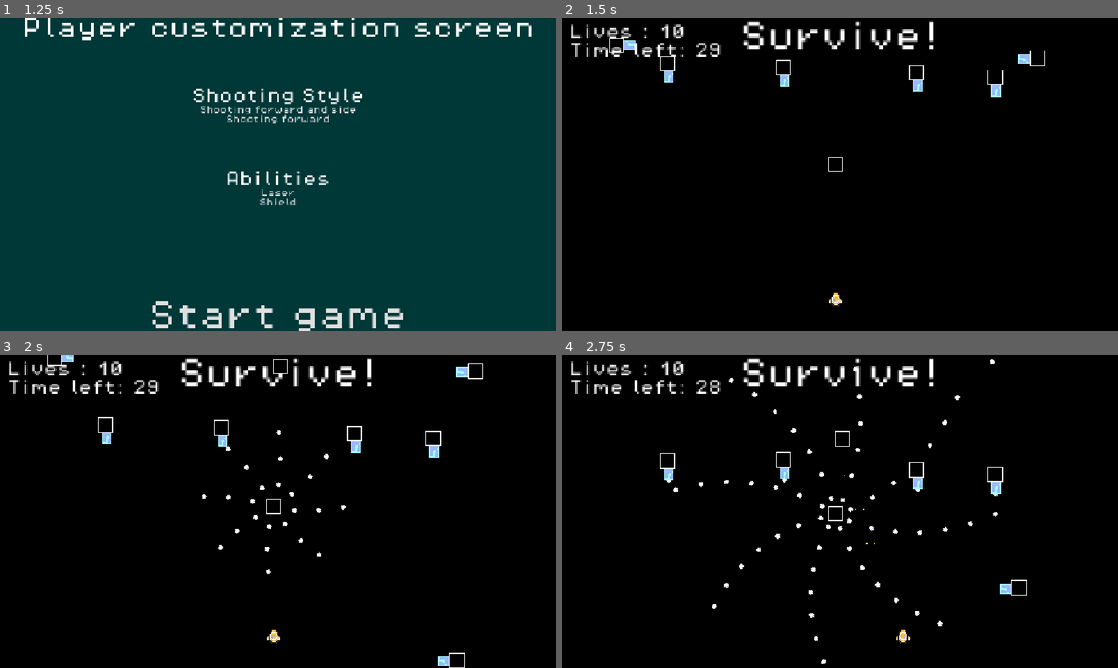
Above: before the commit, frames 1-4 (two rows, left to right).
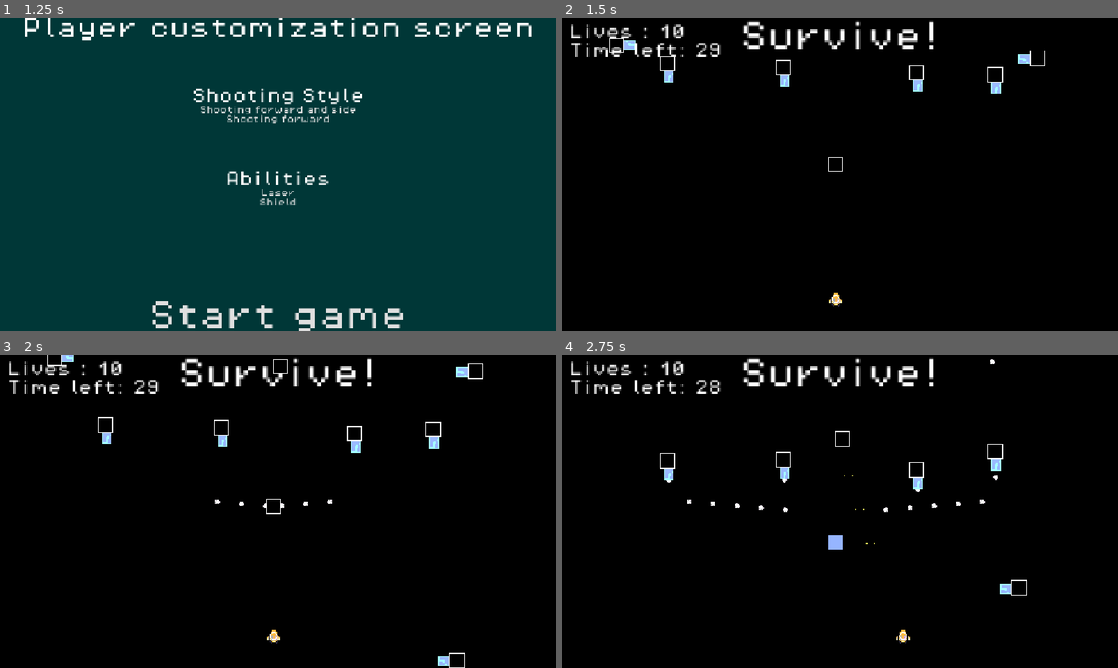
Above: after the commit, the same moments.

Repository: Draftier/Geometric-Invasion-CSS-497
Game: Godot game, scene res://scenes/UI/main_menu.tscn
The game is run twice, just before and just after one commit, with the same random seed, the same clock (stepped at 60 frames per second) and the same inputs.
Inputs:
- Up to frame 1 (1.25 s): click "Singleplayer" at 0.5 s
- Up to frame 2 (1.5 s): click "Start game" at 1.25 s
- Up to frame 3 (2 s): no input
- Up to frame 4 (2.75 s): hold Right (right) from 2.03 s (still down); hold Z (shoot) from 2.03 s (still down)

Frame 1 is identical in both runs. In frame 2, less than 0.1% of the frame differs, in the area x 76-80%, y 15-26%; in frame 3, 0.5%; in frame 4, 1.1%, in the area x 20-80%, y 3-99%.

Commit message:
Created emitter test to prototype a configurable bullet emitter based on rotater enemy

Diff:
--- /dev/null
+++ b/geometric-invasion/emitter_test.gd
@@ -0,0 +1,35 @@
+extends Node2D
+
+@export_range(0, 2 * PI) var change_in_angle : float
+@export var num_spawn_points : int = 3
+@export_range(0, 2 * PI) var distance_between_bullets : float = 0.0
+
+@export var bullet : PackedScene
+
+func _ready() -> void:
+	pass
+
+func _physics_process(delta: float) -> void:
+	$Marker2D.rotation += deg_to_rad(10)
+	pass
+
+
+func spawn_bullets() -> void:
+	for i in range(num_spawn_points):
+
+		pass
+	pass
+
+
+func _on_timer_timeout() -> void:
+	print("fart")
+	var b : Bullet = bullet.instantiate()
+
+	b.global_rotation = $Marker2D.rotation
+	b.global_position = $Marker2D.position
+	add_child(b)
+	b.speed = 250
+	b.activate()
+	$Timer.start()
+
+	pass # Replace with function body.
--- /dev/null
+++ b/geometric-invasion/emitter_test.tscn
@@ -0,0 +1,23 @@
+[gd_scene format=3 uid="uid://lha1c308vq6j"]
+
+[ext_resource type="Texture2D" uid="uid://h688hsh4ax6m" path="res://icon.svg" id="1_d7ven"]
+[ext_resource type="Script" uid="uid://bg7ka1615oja3" path="res://emitter_test.gd" id="1_yn2kh"]
+[ext_resource type="PackedScene" uid="uid://d02ey725i8t81" path="res://scenes/Enemy/obstacle_bullet_base.tscn" id="2_jq3ym"]
+
+[node name="emitter_test" type="Node2D" unique_id=1019809325]
+position = Vector2(534, 353)
+script = ExtResource("1_yn2kh")
+bullet = ExtResource("2_jq3ym")
+
+[node name="Icon" type="Sprite2D" parent="." unique_id=268234599]
+position = Vector2(18.999998, 0.99999994)
+scale = Vector2(0.6640625, 0.6640625)
+texture = ExtResource("1_d7ven")
+
+[node name="Marker2D" type="Marker2D" parent="." unique_id=694606557]
+
+[node name="Timer" type="Timer" parent="." unique_id=220793777]
+wait_time = 0.05
+autostart = true
+
+[connection signal="timeout" from="Timer" to="." method="_on_timer_timeout"]
--- a/geometric-invasion/scenes/Enemy/fixed_shoot_enemy.tscn
+++ b/geometric-invasion/scenes/Enemy/fixed_shoot_enemy.tscn
@@ -19,8 +19,6 @@
 script = ExtResource("2_it82r")
 bullet = null
 shoot_timer_wait_time = 1.5
-direction = "none"
-equation = "none"
 
 [node name="Sprite2D" parent="." index="0" unique_id=1252295741]
 material = SubResource("ShaderMaterial_jmhqc")
--- a/geometric-invasion/scenes/Enemy/rotater_shoot_enemy.tscn
+++ b/geometric-invasion/scenes/Enemy/rotater_shoot_enemy.tscn
@@ -2,10 +2,9 @@
 
 [ext_resource type="PackedScene" uid="uid://cp837cm6qinkj" path="res://scenes/Enemy/enemy.tscn" id="1_ofwuk"]
 [ext_resource type="Script" uid="uid://cmghxkb54ap6j" path="res://scripts/enemy/rotater_shoot_enemy.gd" id="2_ukbsx"]
-[ext_resource type="PackedScene" uid="uid://d02ey725i8t81" path="res://scenes/Enemy/obstacle_bullet_base.tscn" id="3_ukbsx"]
 [ext_resource type="Shader" uid="uid://cqv7cjdn8x0b5" path="res://shaders/flash.tres" id="3_wj5wt"]
 
-[sub_resource type="ShaderMaterial" id="ShaderMaterial_q1f2k"]
+[sub_resource type="ShaderMaterial" id="ShaderMaterial_hyd6s"]
 resource_local_to_scene = true
 shader = ExtResource("3_wj5wt")
 shader_parameter/Color = Color(1, 1, 1, 1)
@@ -13,17 +12,14 @@
 
 [node name="Rotater_Shoot_Enemy" unique_id=1367146779 instance=ExtResource("1_ofwuk")]
 script = ExtResource("2_ukbsx")
-bullet = ExtResource("3_ukbsx")
 rotate_speed = 0
 shooter_timer_wait_time = 0.1
 spawn_point_count = 4
 radius = 16
 speed = 10
-direction = ""
-equation = "None"
 
 [node name="Sprite2D" parent="." index="0" unique_id=1252295741]
-material = SubResource("ShaderMaterial_q1f2k")
+material = SubResource("ShaderMaterial_hyd6s")
 
 [node name="Rotater" type="Node2D" parent="." index="3" unique_id=1939589730]
 
--- a/geometric-invasion/scenes/game.tscn
+++ b/geometric-invasion/scenes/game.tscn
@@ -37,6 +37,43 @@
 [sub_resource type="RectangleShape2D" id="RectangleShape2D_iywne"]
 size = Vector2(20, 618)
 
+[sub_resource type="Curve" id="Curve_8xu4i"]
+_data = [Vector2(0.0056818128, 0.7415731), 0.0, 0.0, 0, 0, Vector2(0.48863637, 0.516854), 0.0, 0.0, 0, 0, Vector2(0.92613643, 0.9662922), 0.0, 0.0, 0, 0]
+point_count = 3
+
+[sub_resource type="Resource" id="Resource_vx3tf"]
+script = ExtResource("9_ca42v")
+direction = 1
+distance = 0.2
+speed_curve = SubResource("Curve_8xu4i")
+metadata/_custom_type_script = "uid://c8u5b5y0i25wp"
+
+[sub_resource type="Resource" id="Resource_1q8se"]
+script = ExtResource("9_ssvqc")
+x_percent = -0.1
+y_percent = 0.3
+metadata/_custom_type_script = "uid://beg1vql3x734k"
+
+[sub_resource type="Resource" id="Resource_gce0c"]
+script = ExtResource("9_ssvqc")
+x_percent = -0.2
+metadata/_custom_type_script = "uid://beg1vql3x734k"
+
+[sub_resource type="Resource" id="Resource_jubrh"]
+script = ExtResource("10_264po")
+point_array = Array[ExtResource("9_ssvqc")]([SubResource("Resource_1q8se"), SubResource("Resource_gce0c")])
+metadata/_custom_type_script = "uid://bho4wgornhjo7"
+
+[sub_resource type="Resource" id="Resource_ssvqc"]
+script = ExtResource("9_ca42v")
+distance = 0.5
+metadata/_custom_type_script = "uid://c8u5b5y0i25wp"
+
+[sub_resource type="Resource" id="Resource_xkxo5"]
+script = ExtResource("7_trtic")
+movement_array = Array[ExtResource("13_ir15t")]([SubResource("Resource_vx3tf"), SubResource("Resource_jubrh"), SubResource("Resource_ssvqc")])
+metadata/_custom_type_script = "uid://thlx0gtur2d4"
+
 [sub_resource type="Curve" id="Curve_e1j6l"]
 _data = [Vector2(0, 1), 0.0, 0.0, 0, 0, Vector2(0.5, 0.8651686), 0.0, 0.0, 0, 0, Vector2(0.9943182, 0.37078655), 0.0, 0.0, 0, 0]
 point_count = 3
@@ -232,14 +269,16 @@
 
 [node name="Rotater_Shoot_Enemy" parent="." unique_id=1705948068 instance=ExtResource("8_gee14")]
 position = Vector2(-6, -11)
-rotate_speed = 20
 shooter_timer_wait_time = 0.2
-spawn_point_count = 8
+spawn_point_count = 2
+radius = 2
+health = 10
 
 [node name="Enemy" parent="." unique_id=1367146779 instance=ExtResource("6_gee14")]
 position = Vector2(159, -108)
 rotation = -3.1415925
 shoot_timer_wait_time = 1.1
+movement_events = SubResource("Resource_xkxo5")
 speed = 50
 health = 20
 
--- a/geometric-invasion/scripts/bullet/bullet.gd
+++ b/geometric-invasion/scripts/bullet/bullet.gd
@@ -5,7 +5,7 @@
 @export var shooter : String
 
 
-@onready var level_manager = get_tree().get_first_node_in_group("level_manager")
+#@onready var level_manager = get_tree().get_first_node_in_group("level_manager")
 
 @onready var bullet_hitbox = $Sprite2D/Hitbox
 #@onready var bullet_hurtbox = get_node_or_null("Sprite2D/Hurtbox")
@@ -27,8 +27,8 @@
 	# TODO after quit fix bug where when user goes back into game and framerate is low
 	# Probably due to something with the object pool
 	# This is done as when user quits and scene changes, bullets are still trying to get into object pool?
-	if level_manager != null:
-		level_manager.add_to_pool(self)
+	#if level_manager != null:
+		#level_manager.add_to_pool(self)
 
 	exited_screen.emit(self)
 func _on_hit() -> void:
--- a/geometric-invasion/scripts/enemy/base_enemy.gd
+++ b/geometric-invasion/scripts/enemy/base_enemy.gd
@@ -153,10 +153,6 @@
 		# Variables to store initial direction and angle
 		function_direction = direction_vector
 
-func leave_screen() -> void:
-	# Move using previous direction vector until out of screen
-	function_direction = direction_vector
-
 func set_curved_movement(movement : CurveMovement, t : float) -> Vector2:
 
 	var temp_array : Array[Vector2] = []
@@ -168,3 +164,11 @@
 
 	var to_return = temp_array[0].lerp(temp_array[temp_array.size()-1], t)
 	return to_return
+
+func leave_screen() -> void:
+	# Move using previous direction vector until out of screen
+	function_direction = direction_vector
+
+func execute_attack_events() -> void:
+
+	pass
--- a/geometric-invasion/scripts/enemy/rotater_shoot_enemy.gd
+++ b/geometric-invasion/scripts/enemy/rotater_shoot_enemy.gd
@@ -9,6 +9,9 @@
 @export var shooter_timer_wait_time : float = 0.1
 @export var spawn_point_count = 4
 @export var radius = 16
+
+# Array of Vector2 for spawn points
+var spawn_points : Array[Vector2] = []
 
 # Function to setup shooters
 func initialize_shooting_points() -> void:
@@ -22,13 +25,25 @@
 		spawn_point.position = pos
 		spawn_point.rotation = pos.angle()
 		rotater.add_child(spawn_point)
+		#var spawn_point : Vector2
+		#var pos = Vector2(radius, 0).rotated(step * i)
+		#spawn_point.rotated(pos.angle())
+		#spawn_point = pos
+		#spawn_points.append(spawn_point)
+
 
 # Function to rotate the pivot of the shoot_points
 func rotate_pivot(delta) -> void:
 	# Calculate new rotation for pivot each frame
 	var new_rotation = rotater.rotation_degrees + rotate_speed * delta
 	rotater.rotation_degrees = fmod(new_rotation, 360)
+	pass
 
+func move_points() -> void:
+	for i in spawn_points:
+		i = self.global_position
+		print(i)
+	pass
 # Function to shoot bullets per timer
 func _on_shoot_timer_timeout() -> void:
 	for s in rotater.get_children():
@@ -37,6 +52,7 @@
 		bullet.speed = 250
 		bullet.position = s.global_position
 		bullet.rotation = s.global_rotation
+
 
 func _ready() -> void:
 	# Do same ready as parent
@@ -57,6 +73,9 @@
 	# Do same process as before
 	super._physics_process(delta)
 
+	#for i in spawn_points:
+		#i = self.global_position
+
 	# Then rotate shoot point pivots
 	rotate_pivot(delta)
 	pass
Not shown, added: geometric-invasion/emitter_test.gd.uid
Not shown: 2 places in geometric-invasion/scenes/game.tscn that only renumber resources
